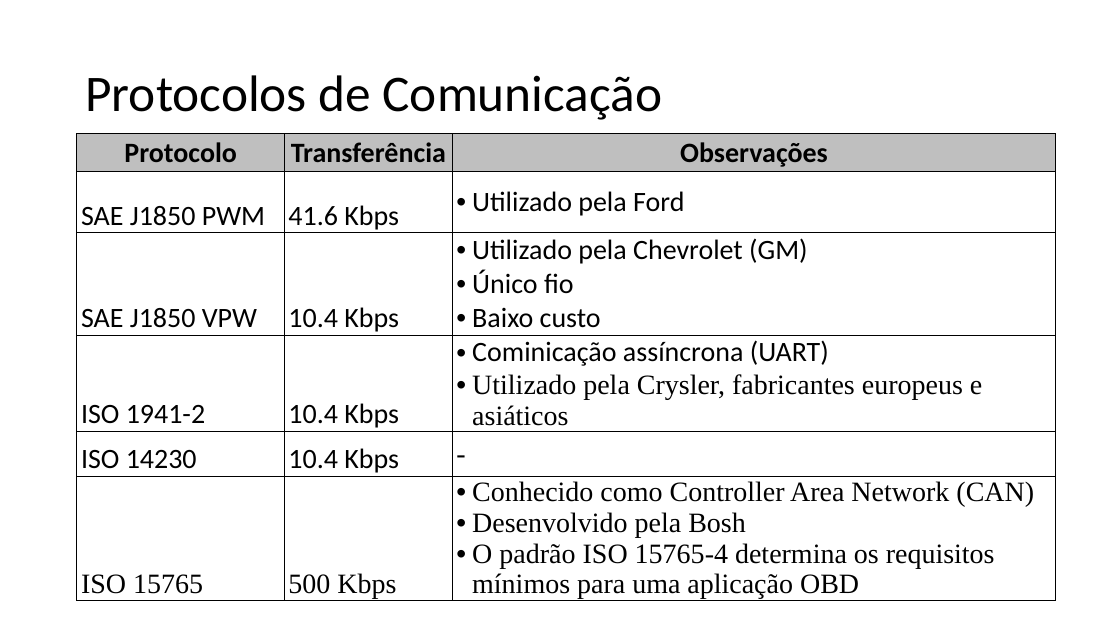
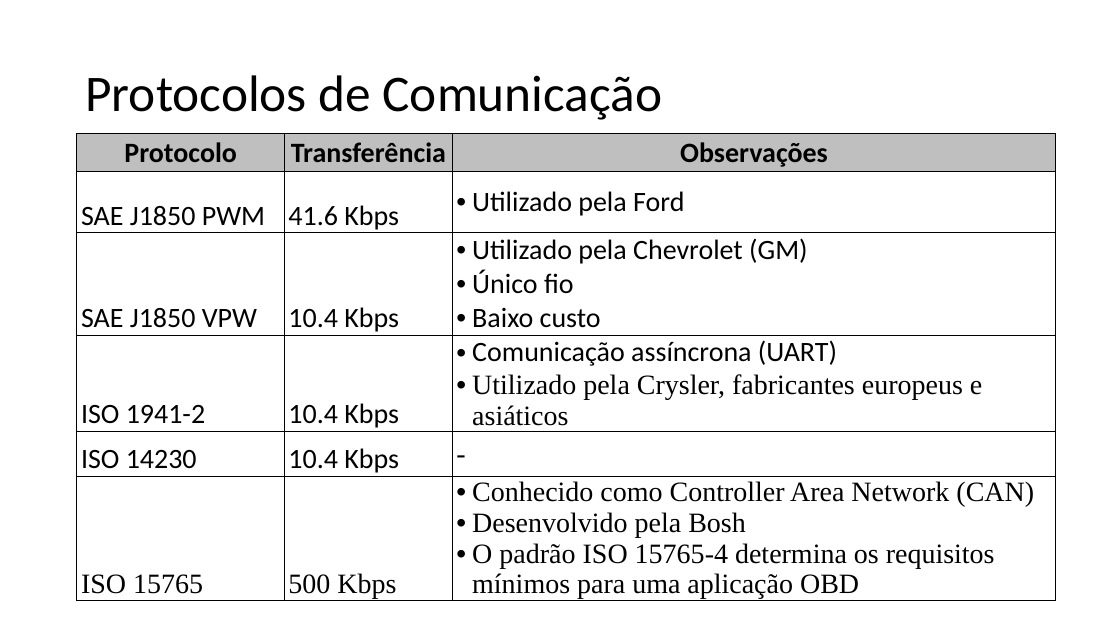
Before and after one commit to maiconn/tcc, a slide deck: slide 13 of apresentação/ApresentacaoTCC.pptx. Drawn at 1120x630 pixels with LibreOffice and Linux fonts; fonts in the diff are those of the drawing. Boxes give left, top, right and bottom in pixels: in the first picture for what was removed or moved away, otherwise in the second. Text is boxed around its words. In the diff, an @@ line names an element or a change of style, - is before the commit and + after.

Commit message:
apresentação

```diff
--- a/apresentação/ApresentacaoTCC.pptx
+++ b/apresentação/ApresentacaoTCC.pptx
@@ table at [77,134,1056,613] @@
-row 4, column 3: Cominicação assíncrona (UART) / Utilizado pela Crysler, fabricantes europeus e asiáticos
+row 4, column 3: Comunicação assíncrona (UART) / Utilizado pela Crysler, fabricantes europeus e asiáticos
```
Also in this commit, not shown: 3 other slides changed, 2 slides added, 2 slides removed.
